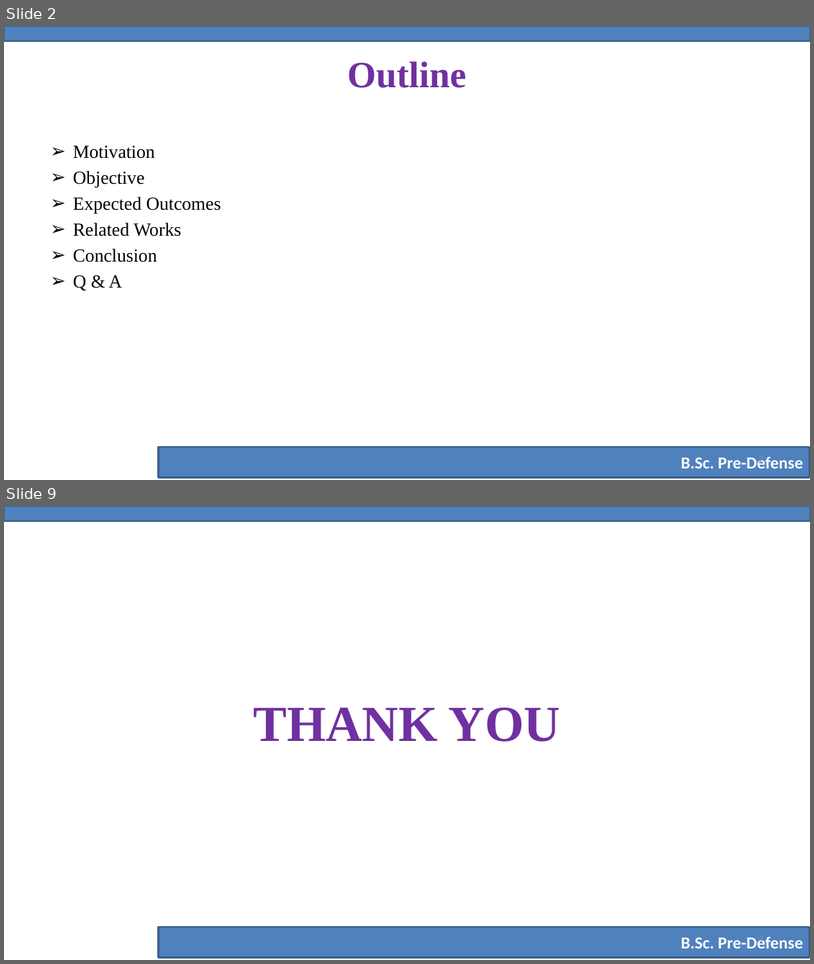
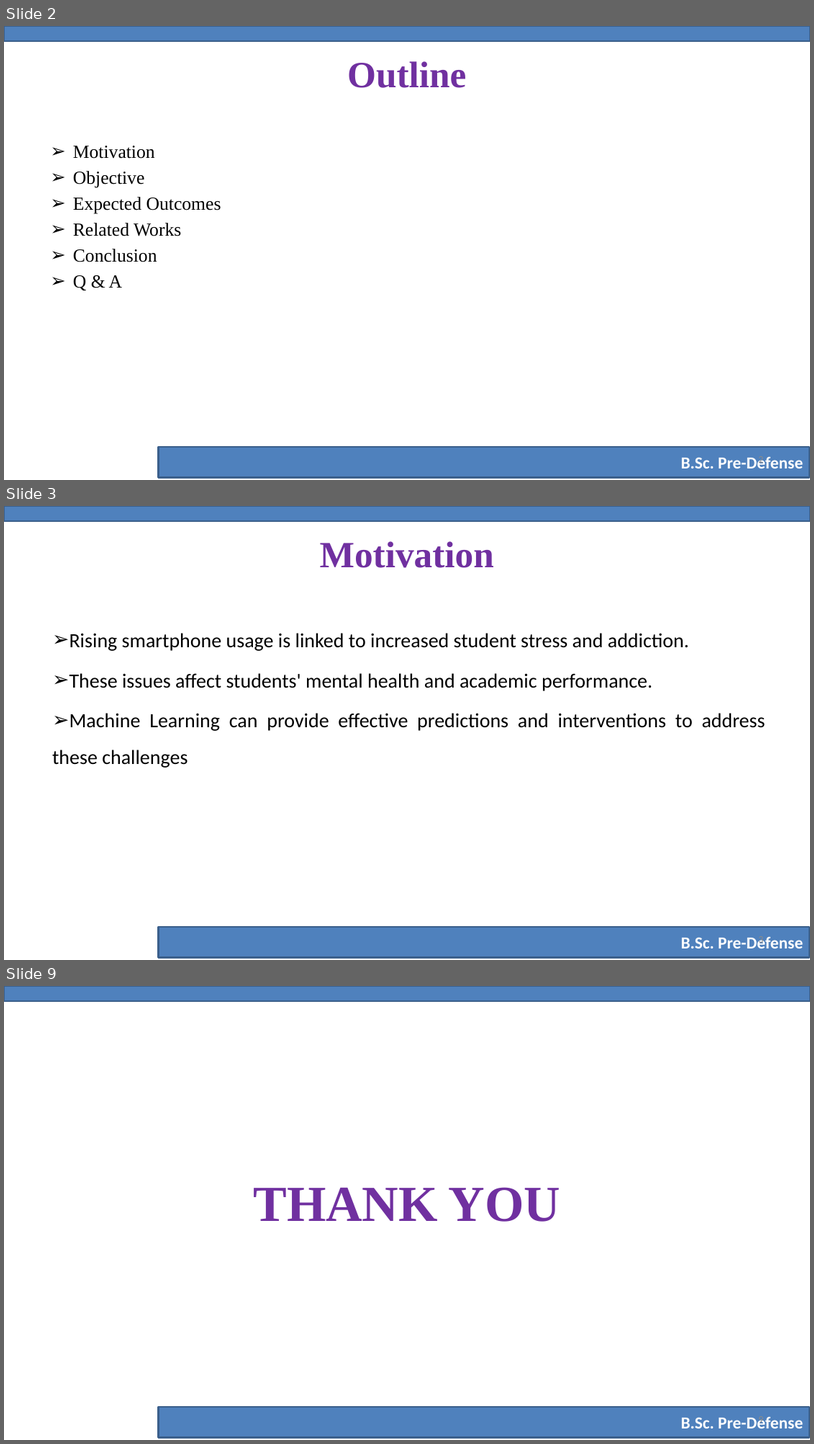
Before and after one commit to yeaminsakib/project, a slide deck: Stress_Prediction/Pre-Defense-Slide-Template.pptx. Shown one above the other, each under a label of ours: slides 2 and 9 before the commit, slides 2, 3 and 9 after it; the slides between them are not shown. The pictures are 814x964 and 814x1444 pixels, drawn with LibreOffice and Linux fonts; fonts in the diff are those of the drawing; background and template pictures are left out. Boxes give left, top, right and bottom in pixels: in the first picture for what was removed or moved away, otherwise in the second. Text is boxed around its words. In the diff, an @@ line names an element or a change of style, - is before the commit and + after.

```diff
--- a/Stress_Prediction/Pre-Defense-Slide-Template.pptx
+++ b/Stress_Prediction/Pre-Defense-Slide-Template.pptx
@@ slide 3 added at (x1=4, y1=506, x2=810, y2=960), background #FFFFFF; not listed: 2 template elements that a slide beside it also shows @@
@@ title added at (x1=320, y1=541, x2=494, y2=568), 44 pt, text #7030A0, bold @@
+Motivation
@@ text added at (x1=52, y1=633, x2=766, y2=767), 24 pt, text #000000 @@
+➢ Rising smartphone usage is linked to increased student stress and addiction.
+➢ These issues affect students' mental health and academic performance.
+➢ Machine Learning can provide effective predictions and interventions to address these challenges
@@ page number added at (x1=759, y1=936, x2=764, y2=945), 12 pt, text #8C8C8C @@
+3
```
Also in this commit, not shown: 4 slides changed, 2 other slides added, 3 slides removed, 2 other files.
